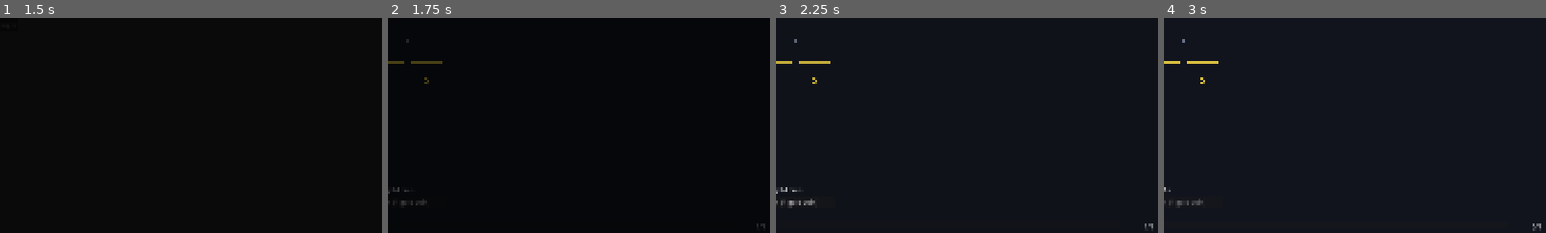
Above: before the commit, frames 1-4 (left to right).
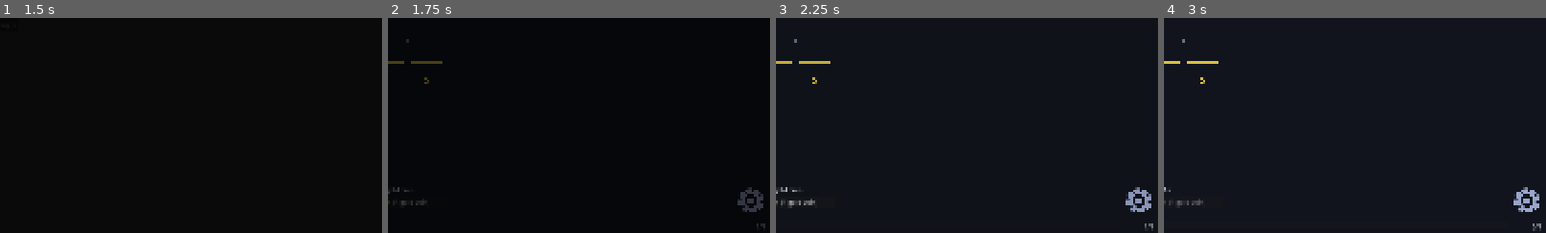
Above: after the commit, the same moments.

Repository: kjbrown-sandbox/pleenko
Game: Godot game, scene res://entities/main_menu/main_menu.tscn
Two runs of this game, one before a commit and one after it. Both use one fixed random seed, a clock stepped at 60 frames per second and the inputs below.
Inputs (mouse positions are % of the whole screen's width and height, from its top left):
- Up to frame 1 (1.5 s): click "Campaign" at 0.5 s; click "Campaign" at 1.25 s
- Up to frame 2 (1.75 s): no input
- Up to frame 3 (2.25 s): click (97, 92) at 2.02 s
- Up to frame 4 (3 s): click "Drop gold coin (1 gold coin)" at 2.75 s
The pictures show only the part of the screen within x 50-100%, y 50-100%; the shares and areas given below are measured in that part.

Frame 1 is identical in both runs. In frame 2, 0.4% of the frame differs, in the area x 91-99%, y 78-91%; in frame 3, 0.4%; in frame 4, 0.4%.

Commit message:
Add gear icon for options

Diff:
--- a/autoloads/save_manager/save_manager.gd
+++ b/autoloads/save_manager/save_manager.gd
@@ -10,6 +10,12 @@
 
 func setup(board_manager: BoardManager, should_autosave: bool) -> void:
 	_board_manager = board_manager
+
+	# Clean up any existing timer from a previous scene
+	if _auto_save_timer:
+		_auto_save_timer.stop()
+		_auto_save_timer.queue_free()
+		_auto_save_timer = null
 
 	if should_autosave:
 		_auto_save_timer = Timer.new()
@@ -142,6 +148,8 @@
 	return data
 
 func toggle_auto_save(enabled: bool) -> void:
+	if not _auto_save_timer:
+		return
 	if enabled:
 		if not _auto_save_timer.is_stopped():
 			return
--- a/entities/icon/icon.gd
+++ b/entities/icon/icon.gd
@@ -1,7 +1,9 @@
 extends TextureButton
 
 @export var icon_texture: Texture2D
+@export var color_source: VisualTheme.Palette = VisualTheme.Palette.BG_5
 
 func _ready() -> void:
 	texture_normal = icon_texture
-	# modulate = ThemeProvider.theme
+	modulate = ThemeProvider.theme._resolve(color_source)
+	# modulate = ThemeProvider.theme.background_color
--- a/entities/main/main.gd
+++ b/entities/main/main.gd
@@ -1,15 +1,24 @@
 extends Node3D
+
+const MainMenuScene := preload("res://entities/main_menu/main_menu.tscn")
+const OptionsDialogScript := preload("res://entities/options_dialog/options_dialog.gd")
+const IconScene := preload("res://entities/icon/icon.tscn")
 
 @onready var board_manager: BoardManager = $BoardManager
 @onready var camera: Camera3D = $Camera3D
 @onready var coin_values = $CanvasLayer/CoinValues
 @onready var challenge_hud = $CanvasLayer/ChallengeHUD
 @onready var game_timer: Label = $CanvasLayer/GameTimer
+@onready var options_icon: TextureButton = $CanvasLayer/OptionsIcon
+
+var _options_dialog: CanvasLayer
 
 func _ready() -> void:
 	_setup_environment()
 	board_manager.setup(camera)
 	coin_values.setup(board_manager)
+	_setup_gear_button()
+	_setup_options_dialog()
 
 	if ChallengeManager.is_active_challenge:
 		_setup_challenge()
@@ -86,6 +95,32 @@
 		SaveManager.reset_game()
 
 
+func _setup_gear_button() -> void:
+	options_icon.pressed.connect(_on_gear_pressed)
+
+
+func _setup_options_dialog() -> void:
+	_options_dialog = CanvasLayer.new()
+	_options_dialog.layer = 10
+	_options_dialog.set_script(OptionsDialogScript)
+	add_child(_options_dialog)
+	_options_dialog.return_to_menu_pressed.connect(_on_return_to_menu)
+
+
+func _on_gear_pressed() -> void:
+	_options_dialog.show_dialog()
+
+
+func _on_return_to_menu() -> void:
+	if not ChallengeManager.is_active_challenge:
+		SaveManager.save_game()
+		SaveManager.toggle_auto_save(false)
+	else:
+		ChallengeManager.clear_challenge()
+		SaveManager.reset_state()
+	SceneManager.set_new_scene(MainMenuScene)
+
+
 func _process(_delta: float) -> void:
 	if not is_instance_valid(game_timer):
 		return
--- a/entities/main/main.tscn
+++ b/entities/main/main.tscn
@@ -7,6 +7,7 @@
 [ext_resource type="Script" uid="uid://bv8jn2v2y6dbj" path="res://entities/level_progress_bar/level_progress_bar.gd" id="4_lvlbar"]
 [ext_resource type="PackedScene" path="res://entities/prestige_dialog/prestige_dialog.tscn" id="5_prestige"]
 [ext_resource type="Script" uid="uid://byxgr86jpb1oy" path="res://entities/main/challenge_hud.gd" id="6_chalhud"]
+[ext_resource type="PackedScene" uid="uid://bnr48yvvij4ge" path="res://entities/icon/icon.tscn" id="6_kg4ji"]
 
 [node name="Main" type="Node3D" unique_id=441209692]
 script = ExtResource("1_j5li3")
@@ -66,6 +67,18 @@
 offset_bottom = 30.0
 horizontal_alignment = 2
 
+[node name="OptionsIcon" parent="CanvasLayer" unique_id=824553164 instance=ExtResource("6_kg4ji")]
+anchors_preset = 3
+anchor_left = 1.0
+anchor_top = 1.0
+anchor_right = 1.0
+anchor_bottom = 1.0
+offset_left = -100.0
+offset_top = -133.0
+offset_bottom = -33.0
+grow_horizontal = 0
+grow_vertical = 0
+
 [node name="LevelUpDialog" parent="." unique_id=1315791600 instance=ExtResource("3_levelup")]
 
 [node name="PrestigeDialog" parent="." unique_id=1265018027 instance=ExtResource("5_prestige")]
--- /dev/null
+++ b/entities/options_dialog/options_dialog.gd
@@ -0,0 +1,66 @@
+extends CanvasLayer
+
+signal return_to_menu_pressed
+
+var _overlay: ColorRect
+var _panel: VBoxContainer
+var _return_button: Button
+
+func _ready() -> void:
+	var t: VisualTheme = ThemeProvider.theme
+
+	# Full-screen semi-transparent overlay
+	_overlay = ColorRect.new()
+	_overlay.color = Color(0, 0, 0, 0.6)
+	_overlay.set_anchors_preset(Control.PRESET_FULL_RECT)
+	_overlay.gui_input.connect(_on_overlay_input)
+	add_child(_overlay)
+
+	# Centered panel
+	var center := CenterContainer.new()
+	center.set_anchors_preset(Control.PRESET_FULL_RECT)
+	_overlay.add_child(center)
+
+	_panel = VBoxContainer.new()
+	_panel.add_theme_constant_override("separation", 20)
+	center.add_child(_panel)
+
+	# "OPTIONS" title
+	var title := Label.new()
+	title.text = "OPTIONS"
+	title.horizontal_alignment = HORIZONTAL_ALIGNMENT_CENTER
+	title.add_theme_font_size_override("font_size", 32)
+	title.add_theme_color_override("font_color", t.normal_text_color)
+	var font: Font = t.button_font if t.button_font else t.label_font
+	if font:
+		title.add_theme_font_override("font", font)
+	_panel.add_child(title)
+
+	# "Return to Main Menu" button
+	_return_button = Button.new()
+	_return_button.text = "Return to Main Menu"
+	t.apply_button_theme(_return_button)
+	_return_button.pressed.connect(_on_return_pressed)
+	_panel.add_child(_return_button)
+
+	visible = false
+
+
+func show_dialog() -> void:
+	visible = true
+
+
+func hide_dialog() -> void:
+	visible = false
+
+
+func _on_overlay_input(event: InputEvent) -> void:
+	if event is InputEventMouseButton and event.pressed:
+		# Only close if clicking outside the panel
+		var panel_rect := _panel.get_global_rect()
+		if not panel_rect.has_point(event.global_position):
+			hide_dialog()
+
+
+func _on_return_pressed() -> void:
+	return_to_menu_pressed.emit()
Not shown, added: entities/options_dialog/options_dialog.gd.uid
